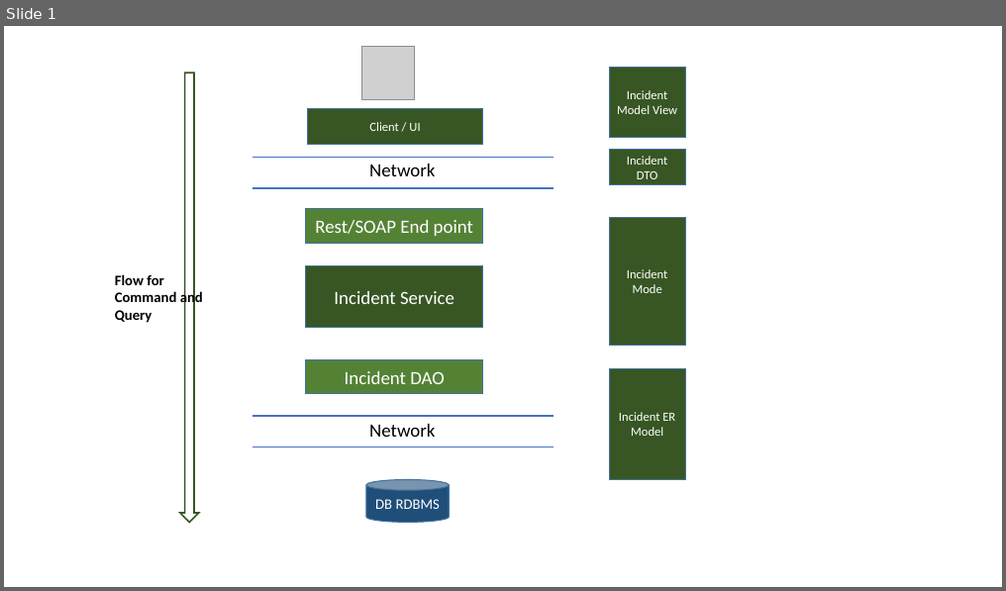
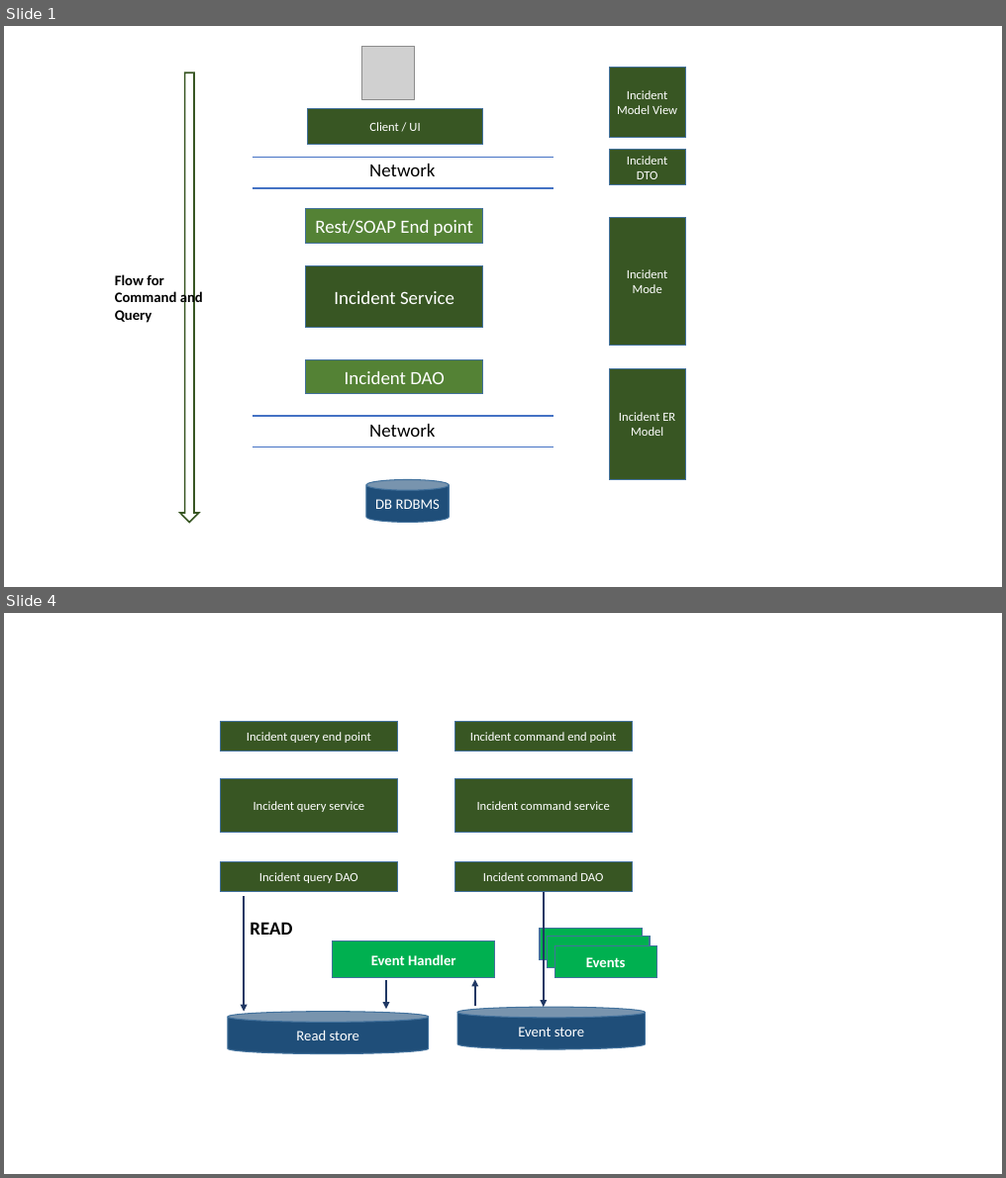
Before and after one commit to swapnajit25/Learnings, a slide deck: micro-service/ms-design.pptx. Shown one above the other, each under a label of ours: slide 1 before the commit, slides 1 and 4 after it; the slides between them are not shown. The pictures are 1006x591 and 1006x1178 pixels, drawn with LibreOffice and Linux fonts; fonts in the diff are those of the drawing; grey boxes stand for pictures. Boxes give left, top, right and bottom in pixels: in the first picture for what was removed or moved away, otherwise in the second. Text is boxed around its words. In the diff, an @@ line names an element or a change of style, - is before the commit and + after.

```diff
--- a/micro-service/ms-design.pptx
+++ b/micro-service/ms-design.pptx
@@ slide 4 added at (4, 613, 1002, 1174), background #FFFFFF @@
@@ rectangle added at (221, 722, 399, 752), fill #385723, outline #43739E 1 pt, 12 pt, text #FFFFFF @@
+Incident query end point
@@ rectangle added at (454, 722, 633, 752), fill #385723, outline #43739E 1 pt, 12 pt, text #FFFFFF @@
+Incident command end point
@@ rectangle added at (221, 779, 399, 833), fill #385723, outline #43739E 1 pt, 12 pt, text #FFFFFF @@
+Incident query service
@@ rectangle added at (454, 779, 633, 833), fill #385723, outline #43739E 1 pt, 12 pt, text #FFFFFF @@
+Incident command service
@@ rectangle added at (221, 862, 399, 892), fill #385723, outline #43739E 1 pt, 12 pt, text #FFFFFF @@
+Incident query DAO
@@ rectangle added at (454, 862, 633, 892), fill #385723, outline #43739E 1 pt, 12 pt, text #FFFFFF @@
+Incident command DAO
@@ arrow added from (244, 897) to (244, 1012), #203864 2.25 pt @@
@@ arrow added from (544, 892) to (544, 1008), #203864 2.25 pt @@
@@ text added at (250, 922, 292, 935), 18 pt, text #000000, bold @@
+READ
@@ rectangle added at (540, 928, 643, 959), fill #00B050, outline #43739E 1 pt @@
@@ rectangle added at (548, 937, 650, 967), fill #00B050, outline #43739E 1 pt @@
@@ rectangle added at (333, 941, 495, 977), fill #00B050, outline #43739E 1 pt, 14 pt, text #FFFFFF, bold @@
+Event Handler
@@ rectangle added at (555, 947, 657, 977), fill #00B050, outline #43739E 1 pt, 14 pt, text #FFFFFF, bold @@
+Events
@@ arrow added from (386, 980) to (386, 1009), #203864 2.25 pt @@
@@ arrow added from (475, 1006) to (475, 980), #203864 2.25 pt @@
@@ cylinder added at (228, 1012, 429, 1055), fill #1F4E79, outline #43739E 1 pt, 14 pt, text #FFFFFF @@
+Read store
@@ cylinder added at (457, 1008, 645, 1051), fill #1F4E79, outline #43739E 1 pt, 14 pt, text #FFFFFF @@
+Event store
```
Also in this commit, not shown: 2 other slides added, 4 other files.
